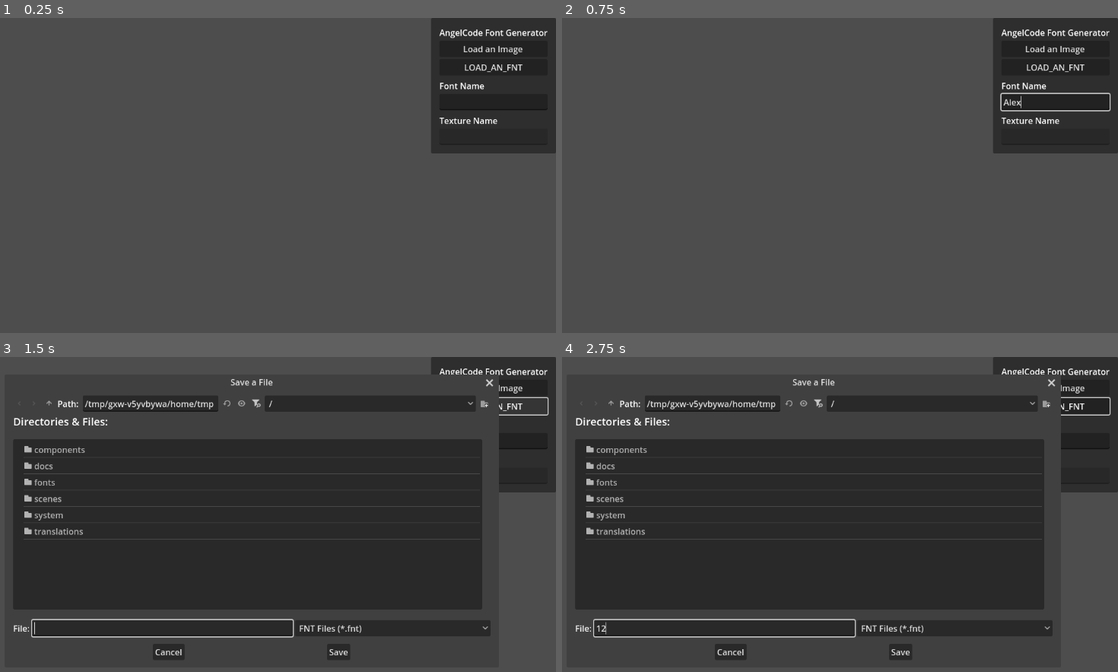
Above: before the commit, frames 1-4 (two rows, left to right).
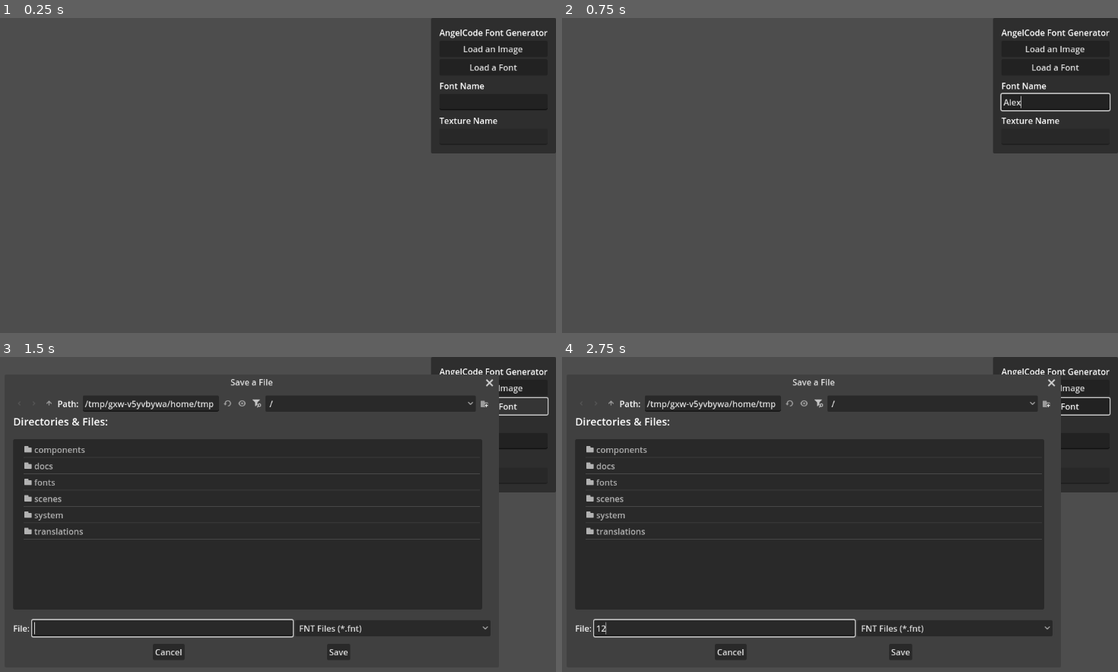
Above: after the commit, the same moments.

Repository: burakyucel07/angelcode-fnt-generator
Game: Godot game, scene res://scenes/main/main.tscn
Same seed, same stepped clock (60 frames per second), same inputs: the game is played once before the commit and once after it.
Inputs (mouse positions are in pixels of both pictures, inside the frame that each line leads up to):
- Up to frame 1 (0.25 s): no input
- Up to frame 2 (0.75 s): click (1056, 103) at 0.52 s; type "Alex" at 0.6 s
- Up to frame 3 (1.5 s): click "LOAD_AN_FNT" (after the commit: "Load a Font") at 1.25 s
- Up to frame 4 (2.75 s): click (723, 627) at 2.02 s; type "12" at 2.1 s

The runs differ from the first frame. In frame 1, 0.1% of the frame differs, in the area x 83-94%, y 14-18%; in frame 2, 0.1%; in frame 3, 0.1%; in frame 4, 0.1%.

Commit message:
Commenting and translation

Diff:
--- a/components/fnt_file.gd
+++ b/components/fnt_file.gd
@@ -79,29 +79,40 @@
 				values.advance_infos[i])
 
 
+## Import font data from a .fnt file
 func import_from_text(file_path: String) -> Dictionary:
 	var file = FileAccess.open(file_path, FileAccess.READ)
 	if file == null:
 		print(FileAccess.get_open_error())
 		return {}
+
+	# RegEx for getting the tag name and contents
 	var tag_regex = RegEx.create_from_string("^(\\w+)(.*)")
+	# RegEx for getting field names and values
 	var field_regex = RegEx.create_from_string("(\\w+)=(\"?[^\" ]*)")
+
 	var line = file.get_line()
 	while not file.eof_reached():
 		var array_mode := false
 		var tag = tag_regex.search(line).strings
 		var tag_name = tag[1]
+
+		# Skip array count tags (tags ending with "s" are plural, therefore arrays)
 		if not tag_name.ends_with("s"):
+			# If there's an array for this tag, switch to array mode
 			if file_structure.has(tag[1] + "s"):
 				tag_name += "s"
 				file_structure[tag_name].append({})
 				array_mode = true
-			print(tag_name)
+
+			# Iterate through the fields in the tag
 			for field in field_regex.search_all(tag[2]):
 				var dict = file_structure[tag_name]
 				if array_mode:
 					dict = dict[-1]
+
 				var val = field.strings[2]
+				# If value begins with a quote mark, interpret as a string
 				if val.begins_with("\""):
 					val = val.substr(1) as String
 				else:
--- a/components/user_interface/user_interface.gd
+++ b/components/user_interface/user_interface.gd
@@ -238,6 +238,7 @@
 	form_field_updated.emit()
 
 
+## Import font data from a dictionary
 func _import_values(directory: String, values: Dictionary) -> void:
 	font_name_edit.text = values.info.face
 	var chars := ""
--- a/components/user_interface/user_interface.tscn
+++ b/components/user_interface/user_interface.tscn
@@ -191,7 +191,7 @@
 
 [node name="FontLoad" type="Button" parent="RightSide/TextureInfo/Margin/Items/Title"]
 layout_mode = 2
-text = "LOAD_AN_FNT"
+text = "LOAD_A_FONT"
 
 [node name="FontName" type="VBoxContainer" parent="RightSide/TextureInfo/Margin/Items"]
 layout_mode = 2
--- a/translations/system.csv
+++ b/translations/system.csv
@@ -1,6 +1,7 @@
 keys,en
 PROJECT_NAME,"AngelCode Font Generator"
 LOAD_AN_IMAGE,"Load an Image"
+LOAD_A_FONT,"Load a Font"
 FONT_NAME,"Font Name"
 TEXTURE_NAME,"Texture Name"
 CHAR_DIMENSIONS,"Character Dimensions"
